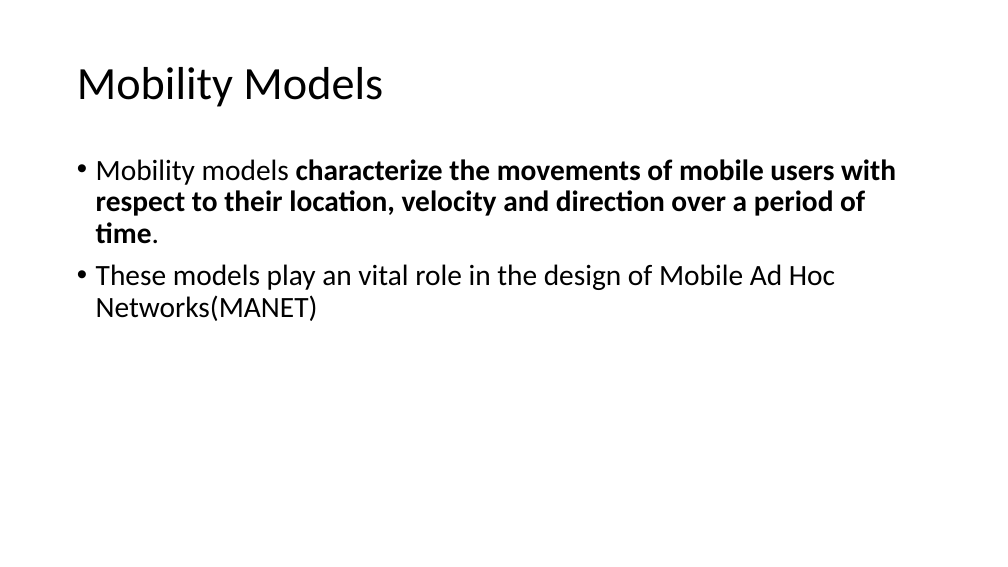
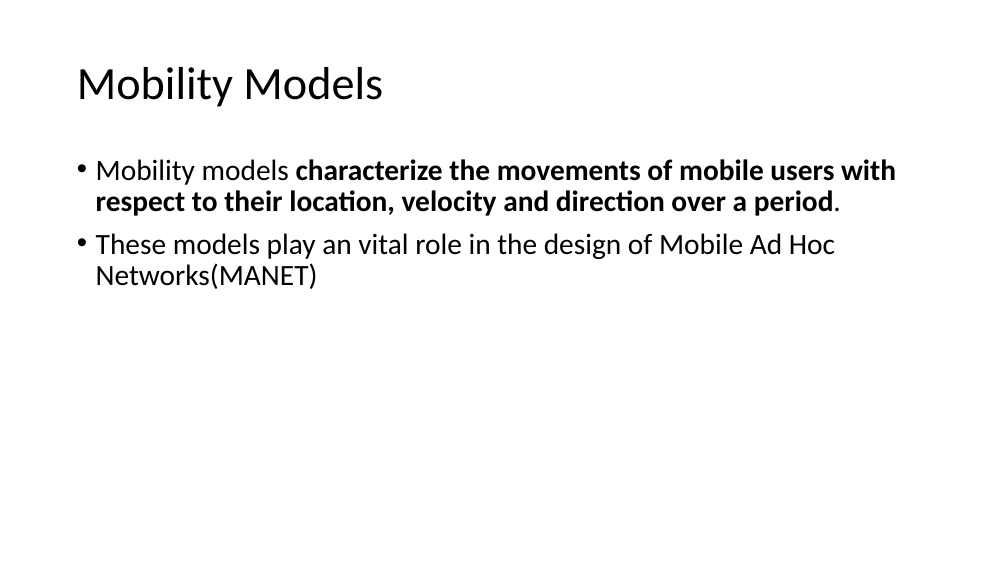
Before and after one commit to vk0810-k/College-B.Tech, a slide deck: slide 29 of Fourth Year/SEM VII/Mobile Computing - Prof. Preeti Godabole/MC-PPT/Module 2-Locmg-GSM.pptx. Drawn at 1008x567 pixels with LibreOffice and Linux fonts; fonts in the diff are those of the drawing. Boxes give left, top, right and bottom in pixels: in the first picture for what was removed or moved away, otherwise in the second. Text is boxed around its words. In the diff, an @@ line names an element or a change of style, - is before the commit and + after.

```diff
--- a/Fourth Year/SEM VII/Mobile Computing - Prof. Preeti Godabole/MC-PPT/Module 2-Locmg-GSM.pptx
+++ b/Fourth Year/SEM VII/Mobile Computing - Prof. Preeti Godabole/MC-PPT/Module 2-Locmg-GSM.pptx
@@ text at <box>96,159,896,216</box>: text changed @@
-• Mobility models characterize the movements of mobile users with respect to their location, velocity and direction over a period of time.
+• Mobility models characterize the movements of mobile users with respect to their location, velocity and direction over a period.
```
Also in this commit, not shown: 2 other slides changed, 5 other files.
